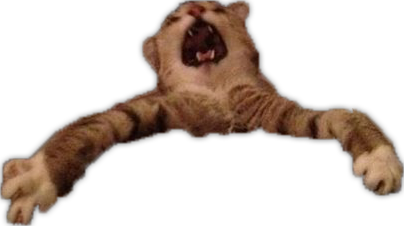
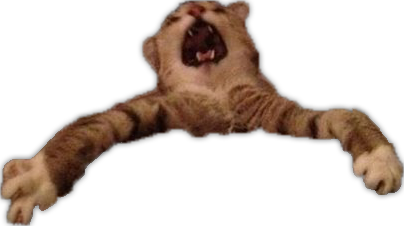
Two versions of the same layered image (404 × 226). Layer-by-layer changes:
removed layer "Layer 1" over [0,105,404,226]
added layer "Layer 2" above "Layer 4" over [332,109,404,195]
added layer "Layer 4" above "Layer 3" over [0,112,134,226]
added layer "Layer 3" over [2,105,373,226]
